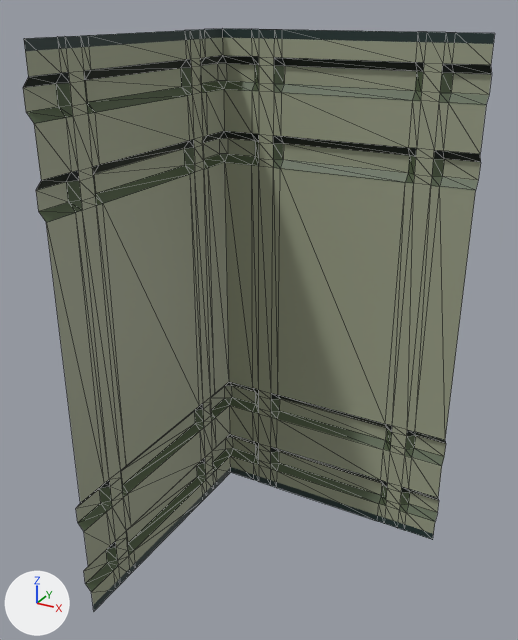
Before and after pictures for a commit that changed the glTF model assets/models/environment/Wall_Corner_01.glb.
Camera for both pictures: a 50 mm camera at (1.02, -1.98, 2.08) aimed at (-0.08, 0.02, 1.08). Lighting does not change. The marker at lower left points along +X, +Y and +Z. Mesh edges are drawn as thin lines.

In view in the first picture: 'Wall_Corner_01'.
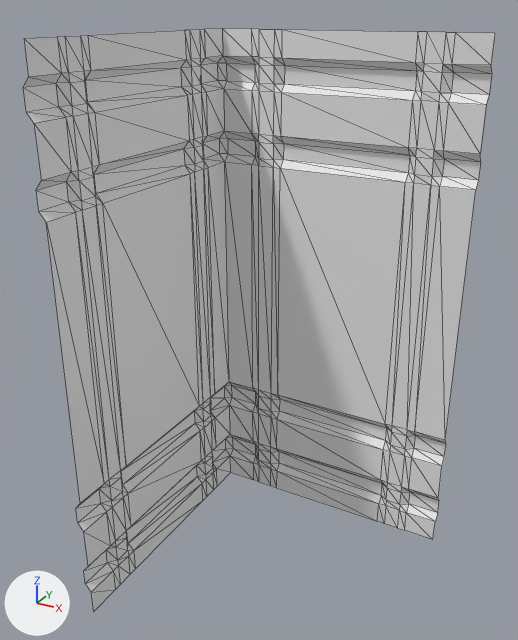
The newer file is also rescaled (x2.0) as a whole; pictures and numbers use the older file's frame.

The change in detail:
me_cube_013 has 350 vertices, 628 faces and spans x -0.52..0.5, y -0.5..0.52, z 0.0..2.0.
me_cube_013 no longer uses material mat_envtexture (picture img_environment_textures_001).

Location of each change, (x1, y1, x2, y2) in pixels of the pictures (518 x 640 px):
'Wall_Corner_01', recoloured: (23, 29, 495, 611) in both
